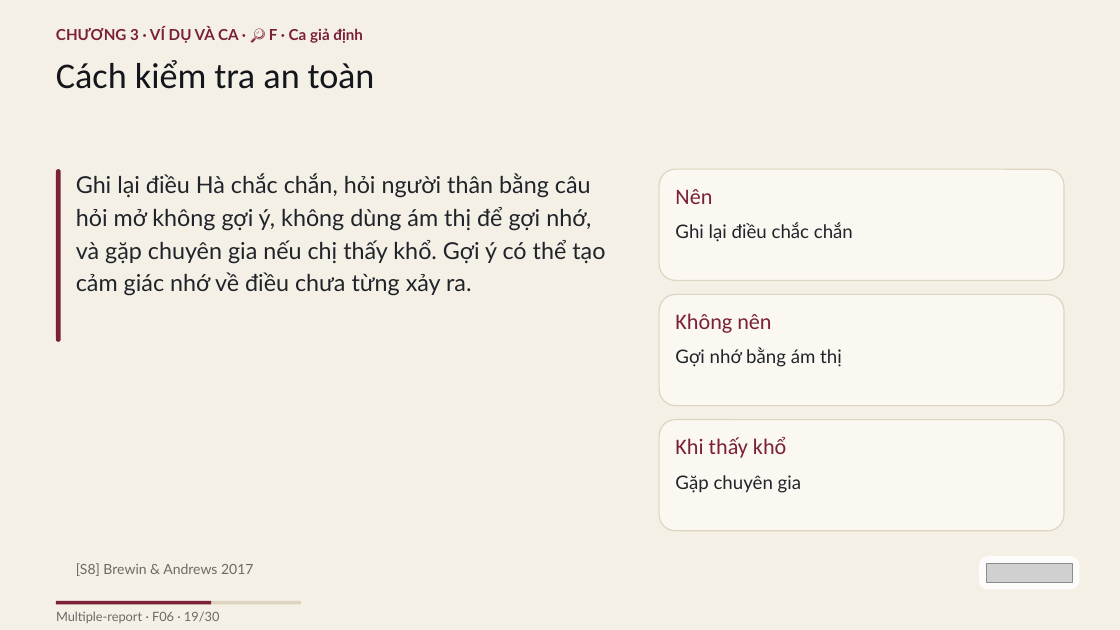
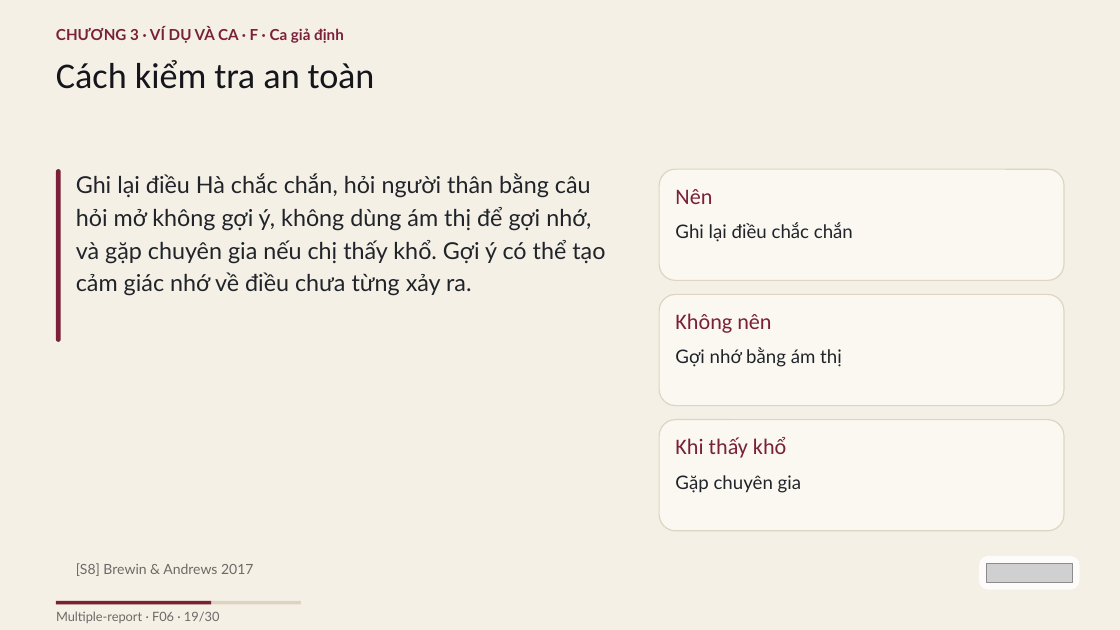
Before and after one commit to vohoailinh90/Multiple-report, a slide deck: slide 19 of psychology-knowledge/01-Sigmund-Freud/visuals/f06.pptx. Drawn at 1120x630 pixels with LibreOffice and Linux fonts; fonts in the diff are those of the drawing; grey boxes stand for pictures. Boxes give left, top, right and bottom in pixels: in the first picture for what was removed or moved away, otherwise in the second. Text is boxed around its words. In the diff, an @@ line names an element or a change of style, - is before the commit and + after.

```diff
--- a/psychology-knowledge/01-Sigmund-Freud/visuals/f06.pptx
+++ b/psychology-knowledge/01-Sigmund-Freud/visuals/f06.pptx
@@ text at [56,27,344,43]: text changed @@
-CHƯƠNG 3 · VÍ DỤ VÀ CA · 🔎 F · Ca giả định
+CHƯƠNG 3 · VÍ DỤ VÀ CA · F · Ca giả định
```
Also in this commit, not shown: 27 other slides changed, 5 other files.
